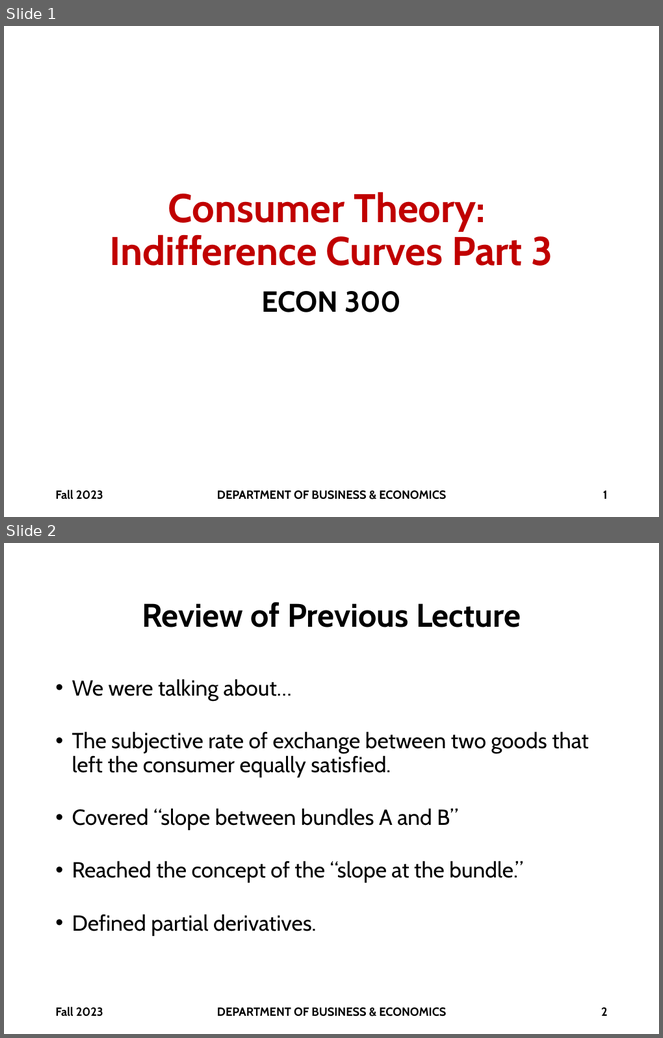
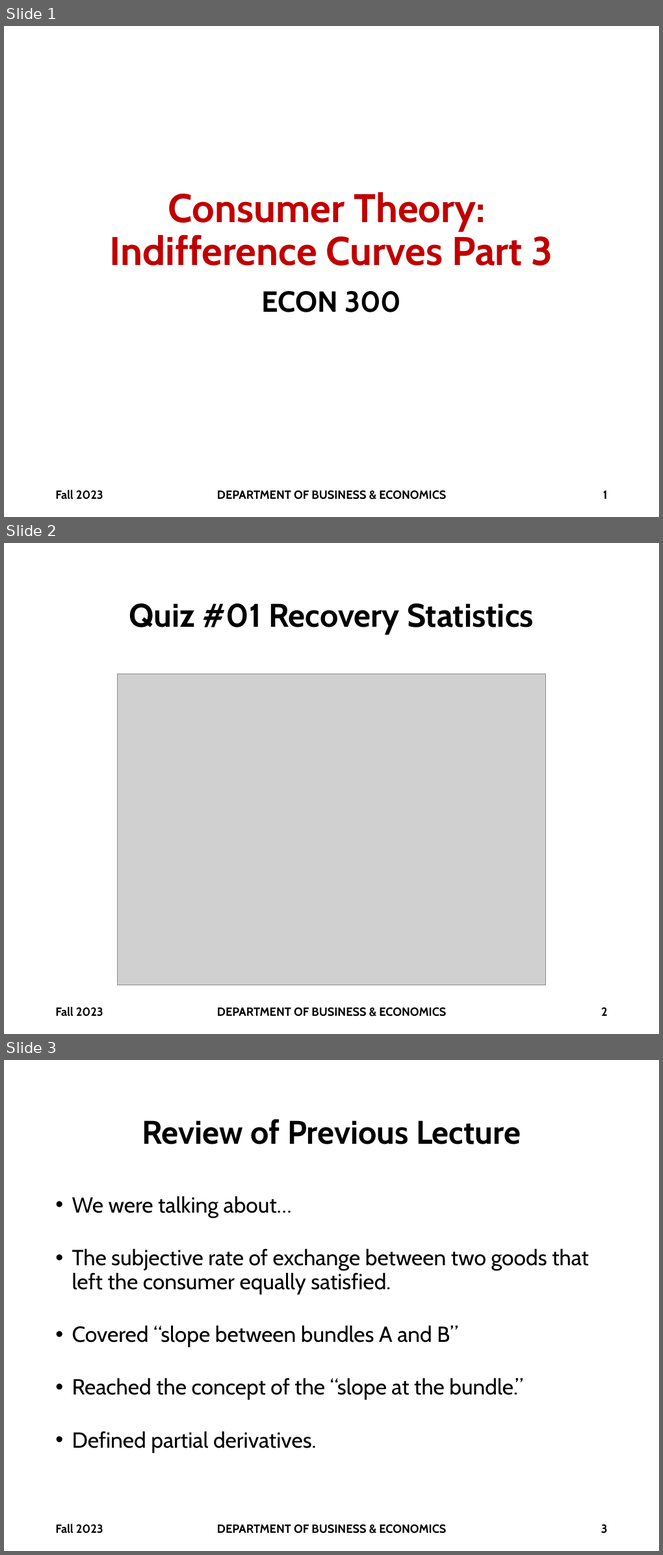
Before and after one commit to brianhwpark/brianhwpark.github.io, a slide deck: files/teaching-resources/monmouthcollege-econ-300/ECON300-LEC07.pptx. Shown one above the other, each under a label of ours: slides 1 and 2 before the commit, slides 1, 2 and 3 after it. The pictures are 663x1038 and 663x1555 pixels, drawn with LibreOffice and Linux fonts; fonts in the diff are those of the drawing; grey boxes stand for pictures; background and template pictures are left out. Boxes give left, top, right and bottom in pixels: in the first picture for what was removed or moved away, otherwise in the second. Text is boxed around its words. In the diff, an @@ line names an element or a change of style, - is before the commit and + after.

```diff
--- a/files/teaching-resources/monmouthcollege-econ-300/ECON300-LEC07.pptx
+++ b/files/teaching-resources/monmouthcollege-econ-300/ECON300-LEC07.pptx
@@ slide 2 added at [4,543,659,1034], background #FFFFFF @@
@@ title added at [129,603,534,634], 36 pt, text #000000, bold @@
+Quiz #01 Recovery Statistics
@@ picture added at [117,674,547,986] @@
@@ text added at [55,1007,103,1017], 13 pt, text #000000, bold @@
+Fall 2023
@@ text added at [217,1008,446,1017], 13 pt, text #000000, bold @@
+DEPARTMENT OF BUSINESS & ECONOMICS
@@ page number added at [601,1008,608,1016], 13 pt, text #000000, bold @@
+2
@@ what was slide 2 is now slide 3 @@
@@ page number at [601,1525,608,1534]: text changed @@
-2
+3
```
Also in this commit, not shown: 7 other files.
